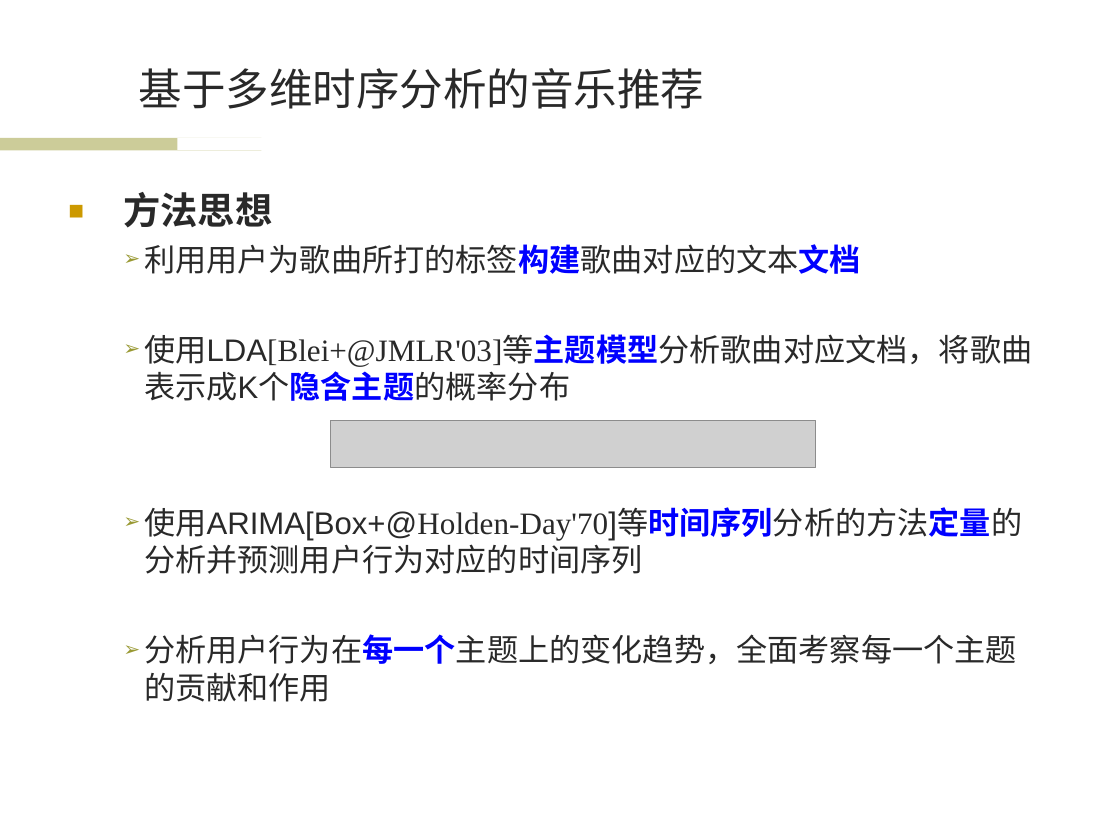
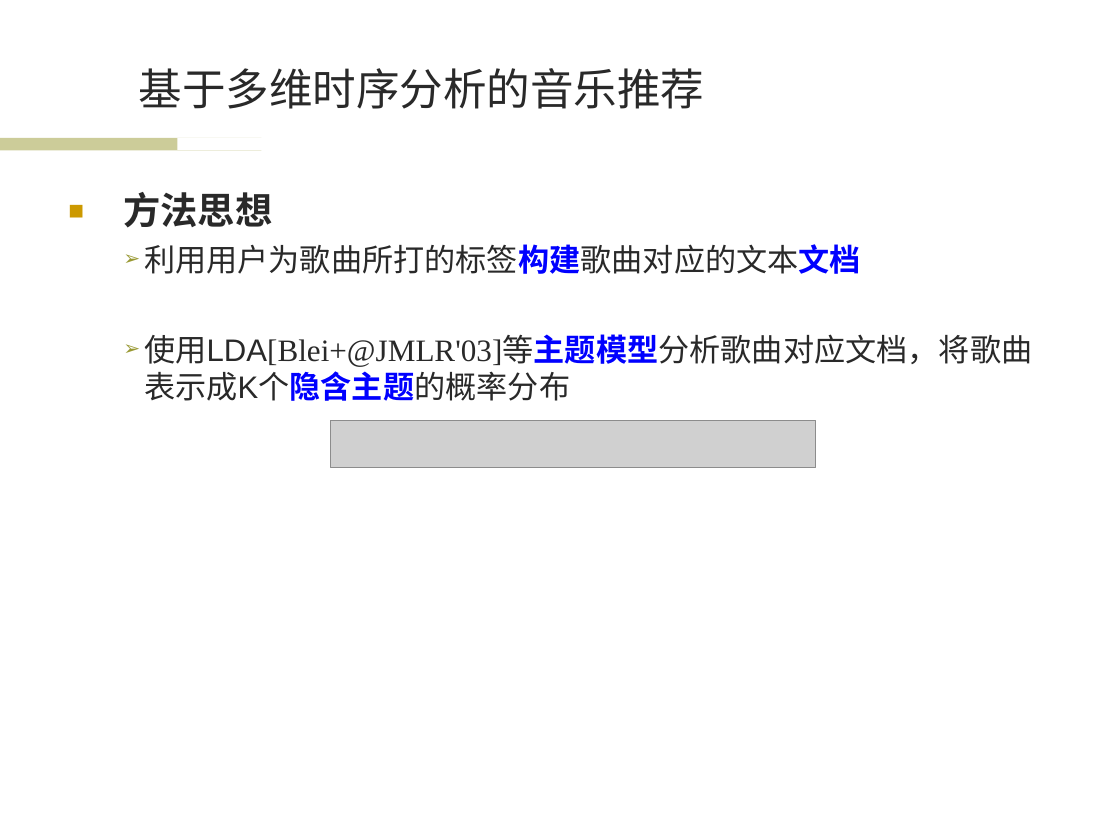
Before and after one commit to wwssttt/NJUThesis, a slide deck: slide 7 of ppt/一种基于时间序列分析的个性化音乐推荐系统及其实现.ppt. Drawn at 1120x840 pixels with LibreOffice and Linux fonts; fonts in the diff are those of the drawing; grey boxes stand for pictures; background and template pictures are left out. Boxes give left, top, right and bottom in pixels: in the first picture for what was removed or moved away, otherwise in the second. Text is boxed around its words. In the diff, an @@ line names an element or a change of style, - is before the commit and + after.

```diff
--- a/ppt/一种基于时间序列分析的个性化音乐推荐系统及其实现.ppt
+++ b/ppt/一种基于时间序列分析的个性化音乐推荐系统及其实现.ppt
@@ text at [144, 507, 1022, 702]: paragraphs removed @@
-  ➢ 使用ARIMA[Box+@Holden-Day'70]等时间序列分析的方法定量的分析并预测用户行为对应的时间序列
-  ➢ 分析用户行为在每一个主题上的变化趋势，全面考察每一个主题的贡献和作用
```
Also in this commit, not shown: 11 other slides changed, 1 slide added.
